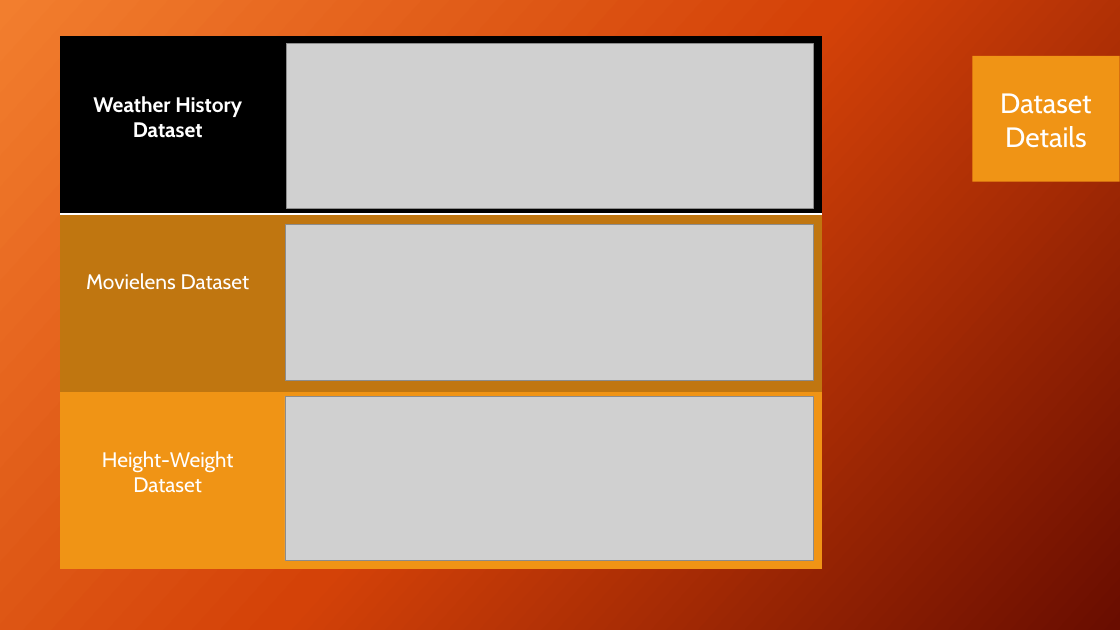
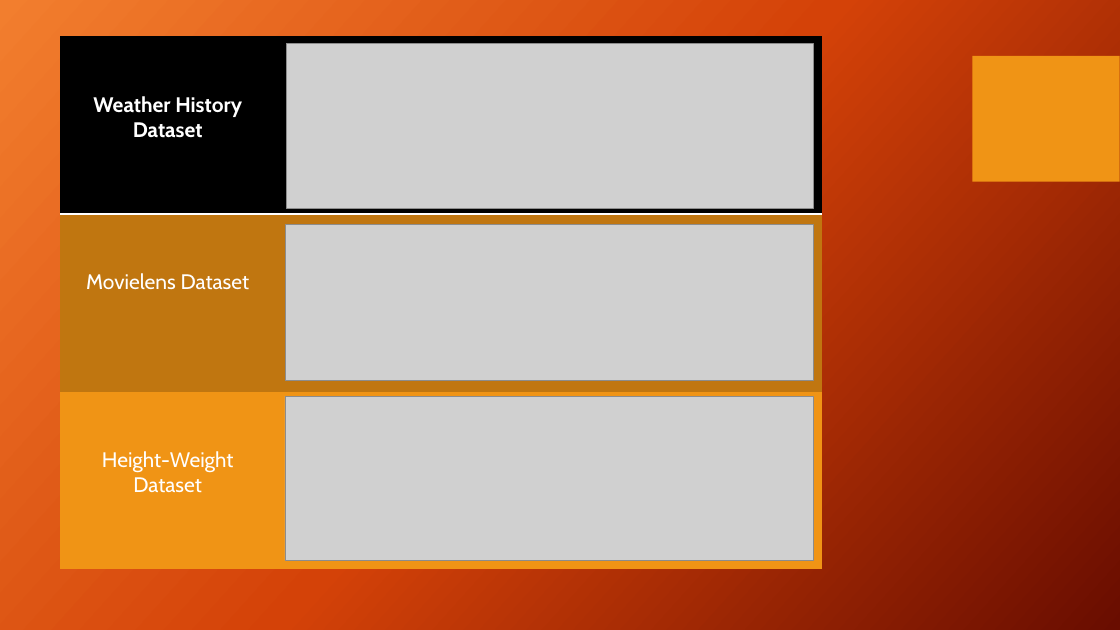
Before and after one commit to ItProject1920/data-science-project, a slide deck: slide 20 of Project Review FINAL.pptx (slide 19 before the commit). Drawn at 1120x630 pixels with LibreOffice and Linux fonts; fonts in the diff are those of the drawing; grey boxes stand for pictures; background and template pictures are left out. Boxes give left, top, right and bottom in pixels: in the first picture for what was removed or moved away, otherwise in the second. Text is boxed around its words. In the diff, an @@ line names an element or a change of style, - is before the commit and + after.

```diff
--- a/Project Review FINAL.pptx
+++ b/Project Review FINAL.pptx
@@ text removed at [1000,93,1092,148] @@
-Dataset Details
```
Also in this commit, not shown: 10 other slides changed, 2 slides added, 1 slide removed.
